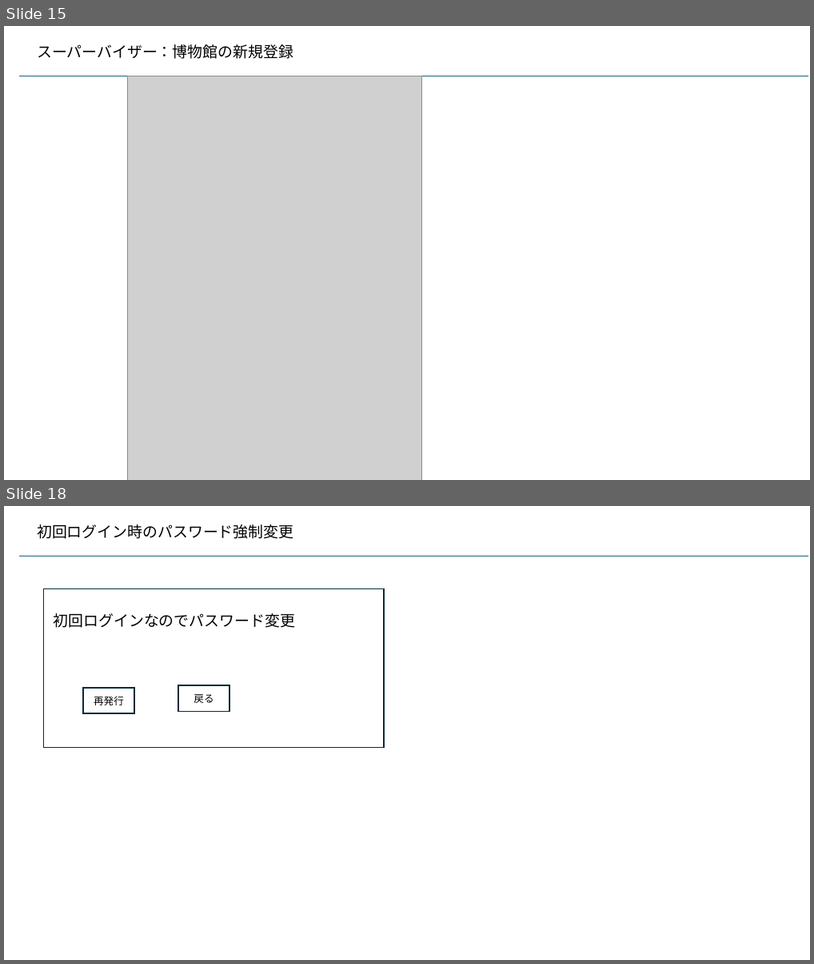
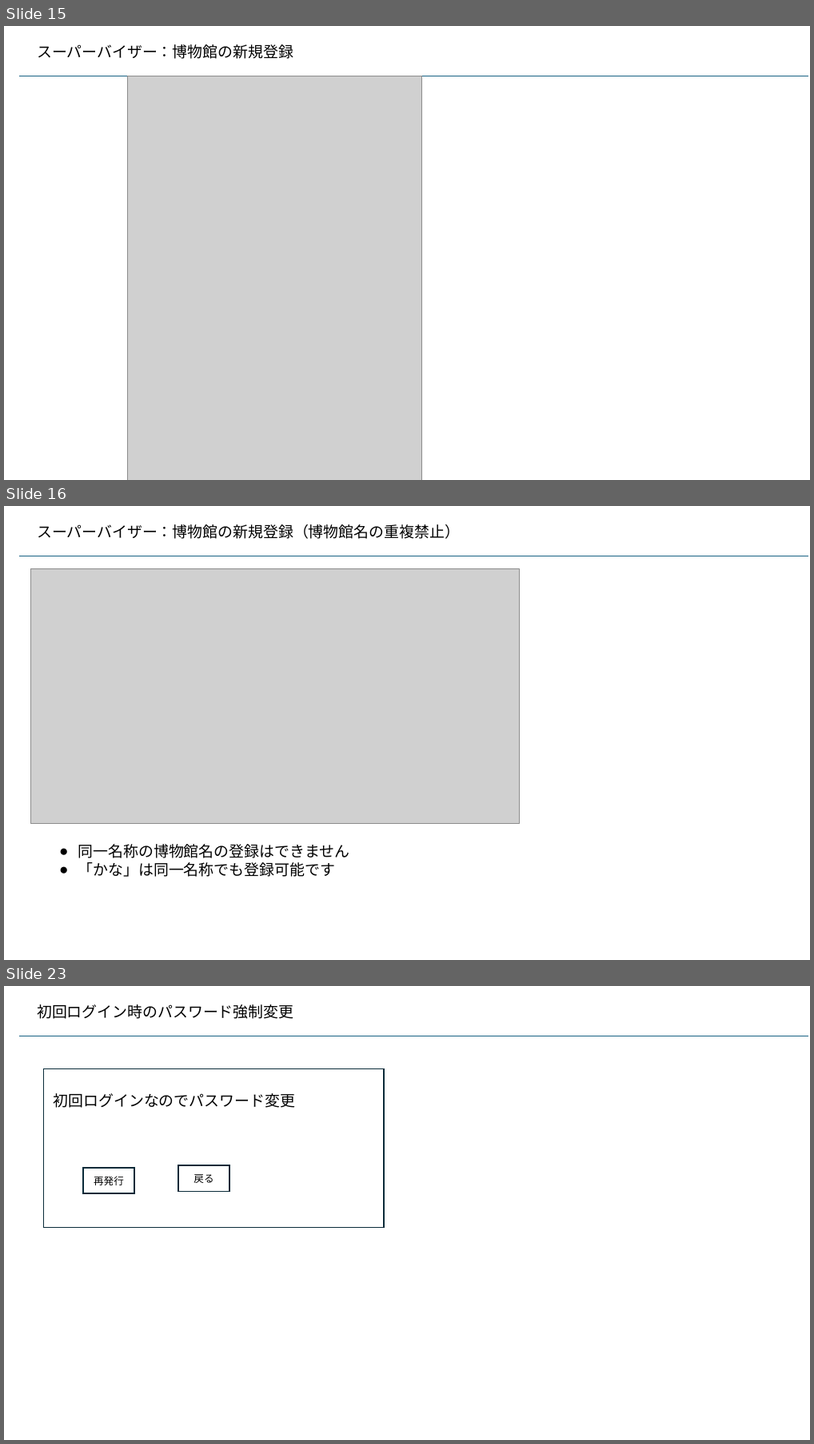
Before and after one commit to kaze-lab/museum_app_proj, a slide deck: 展示物アプリ仕様.pptx. Shown one above the other, each under a label of ours: slides 15 and 18 before the commit, slides 15, 16 and 23 after it; the slides between them are not shown. The pictures are 814x964 and 814x1444 pixels, drawn with LibreOffice and Linux fonts; fonts in the diff are those of the drawing; grey boxes stand for pictures. Boxes give left, top, right and bottom in pixels: in the first picture for what was removed or moved away, otherwise in the second. Text is boxed around its words. In the diff, an @@ line names an element or a change of style, - is before the commit and + after.

Commit message:
新規登録、削除作成

```diff
--- a/展示物アプリ仕様.pptx
+++ b/展示物アプリ仕様.pptx
@@ slide 16 added at [4, 506, 810, 960], background #FFFFFF @@
@@ text added at [37, 524, 460, 539], 18 pt, text #000000 @@
+スーパーバイザー：博物館の新規登録（博物館名の重複禁止）
@@ line added from (19, 556) to (809, 556), #156082 1.5 pt @@
@@ picture added at [31, 568, 520, 823] @@
@@ text added at [78, 844, 350, 876], 18 pt, text #000000 @@
+● 同一名称の博物館名の登録はできません
+● 「かな」は同一名称でも登録可能です
@@ what was slide 18 is now slide 23 @@
```
Also in this commit, not shown: 2 slides changed, 4 other slides added, 2 other files.
